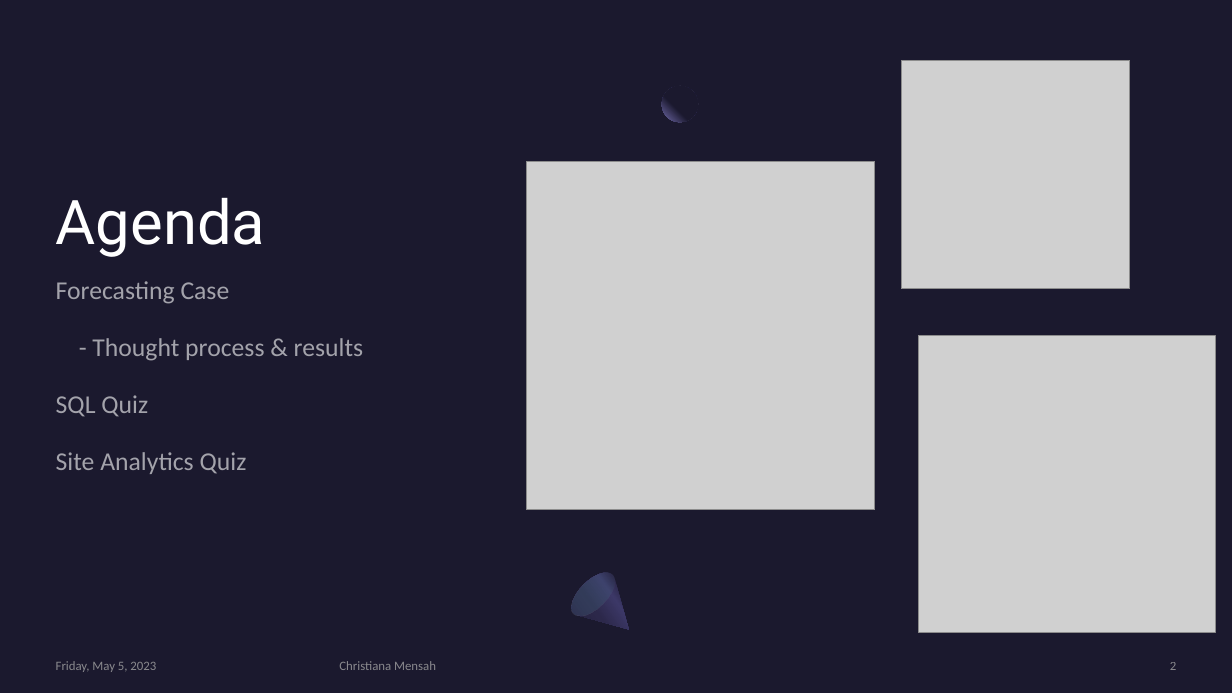
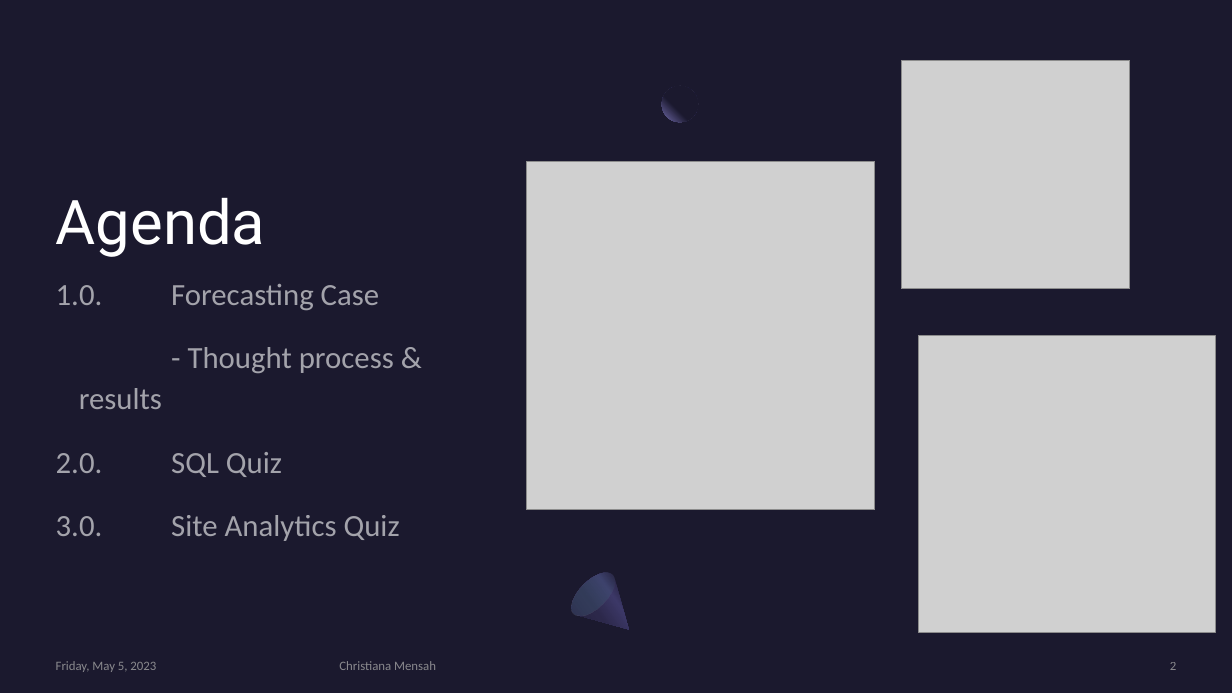
Before and after one commit to cmensah11/ForcastingCase, a slide deck: slide 2 of Forecast Analysis and SQL Queries.pptx. Drawn at 1232x693 pixels with LibreOffice and Linux fonts; fonts in the diff are those of the drawing; grey boxes stand for pictures. Boxes give left, top, right and bottom in pixels: in the first picture for what was removed or moved away, otherwise in the second. Text is boxed around its words. In the diff, an @@ line names an element or a change of style, - is before the commit and + after.

Commit message:
updating marketing quiz spreadsheet and power point analysis

```diff
--- a/Forecast Analysis and SQL Queries.pptx
+++ b/Forecast Analysis and SQL Queries.pptx
@@ text at (56, 284, 380, 310): text changed; size 20 to 24 pt @@
-Forecasting Case
+1.0. Forecasting Case
@@ text at (79, 347, 394, 409): size 20 to 24 pt in "- Thought process & results" @@
@@ text at (56, 452, 400, 541): text changed; size 20 to 24 pt @@
-SQL Quiz
-Site Analytics Quiz
+2.0. SQL Quiz
+3.0. Site Analytics Quiz
```
Also in this commit, not shown: 5 other slides changed, 8 slides added, 5 slides removed, 1 other file.
